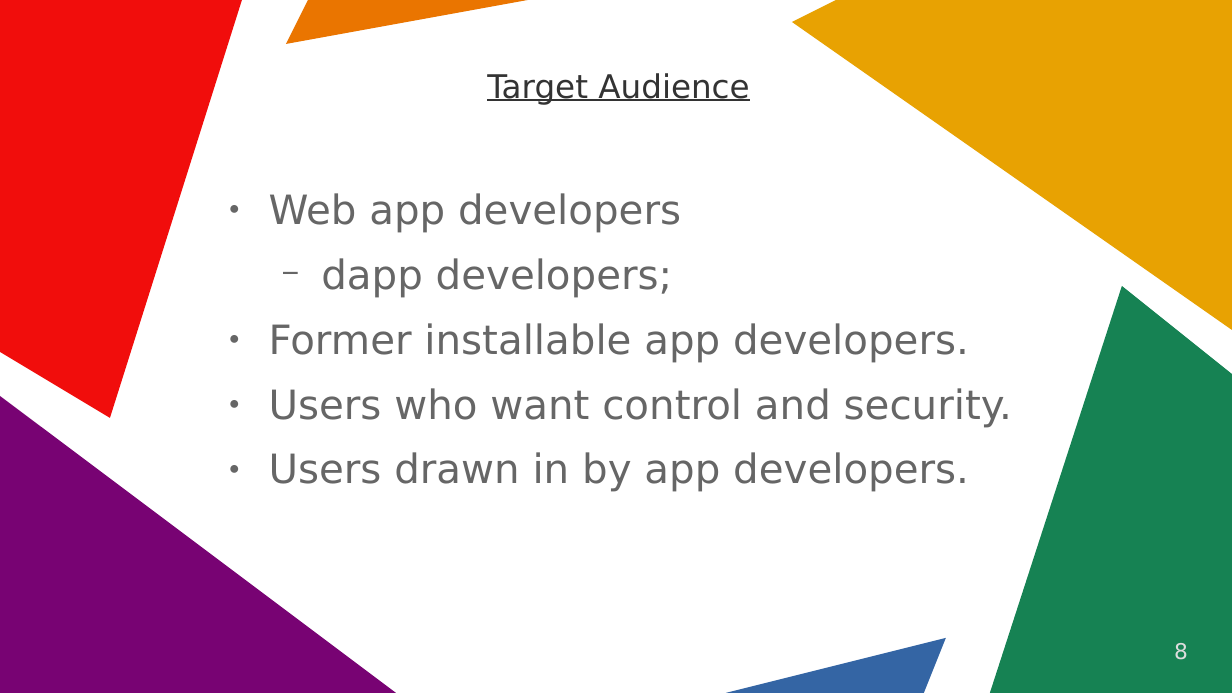
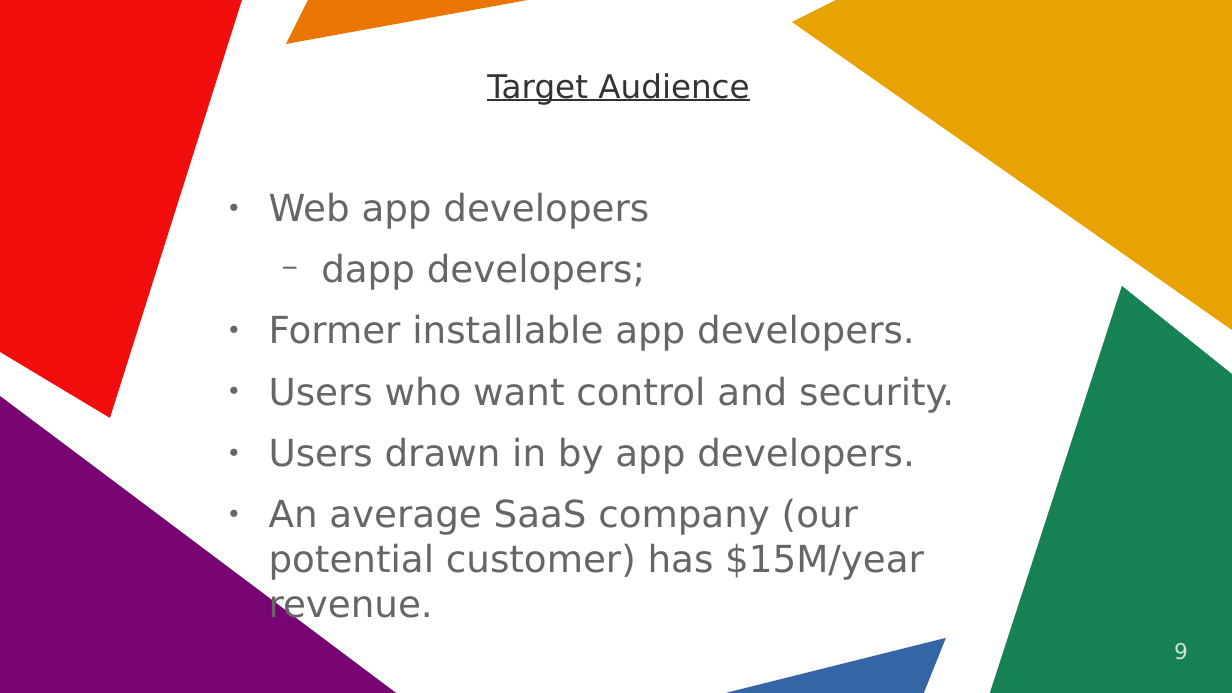
Before and after one commit to vporton/icp-package-manager, a slide deck: slide 9 of docs/long-pitchdeck.odp (slide 8 before the commit). Drawn at 1232x693 pixels with LibreOffice and Linux fonts; fonts in the diff are those of the drawing. Boxes give left, top, right and bottom in pixels: in the first picture for what was removed or moved away, otherwise in the second. Text is boxed around its words. In the diff, an @@ line names an element or a change of style, - is before the commit and + after.

```diff
--- a/docs/long-pitchdeck.odp
+++ b/docs/long-pitchdeck.odp
@@ text at <box>269,192,954,474</box>: size 26 to 24.1 pt in "Web app developers", "dapp developers;", "Former installable app developers.", "Users who want control and security." and 1 more places @@
@@ text at <box>269,498,924,625</box>: paragraph added @@
+● An average SaaS company (our potential customer) has $15M/year revenue.
@@ page number at <box>1174,643,1188,660</box>: text changed @@
-8
+9
```
Also in this commit, not shown: 6 other slides changed, 5 slides added, 10 slides removed.
